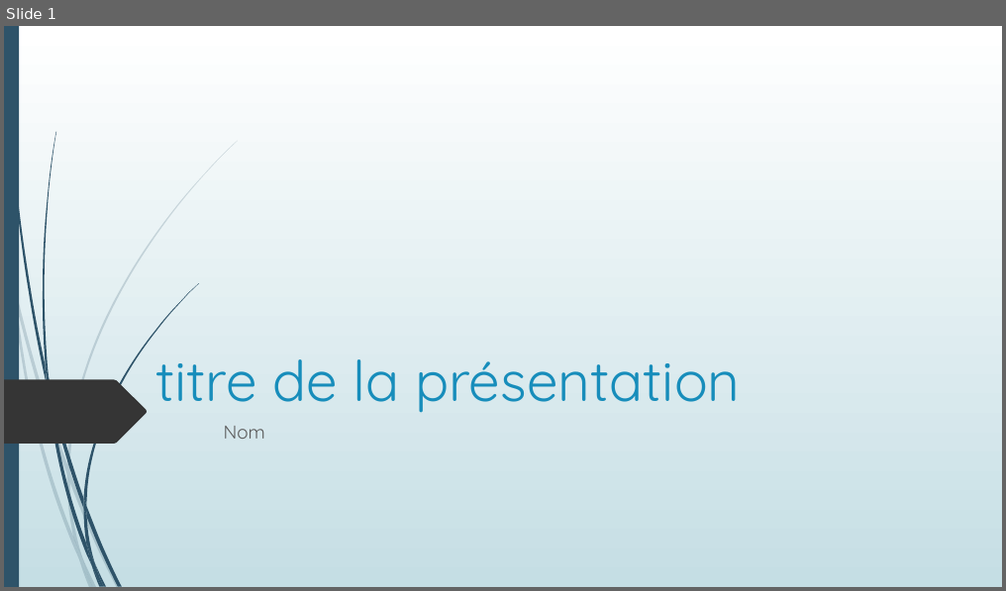
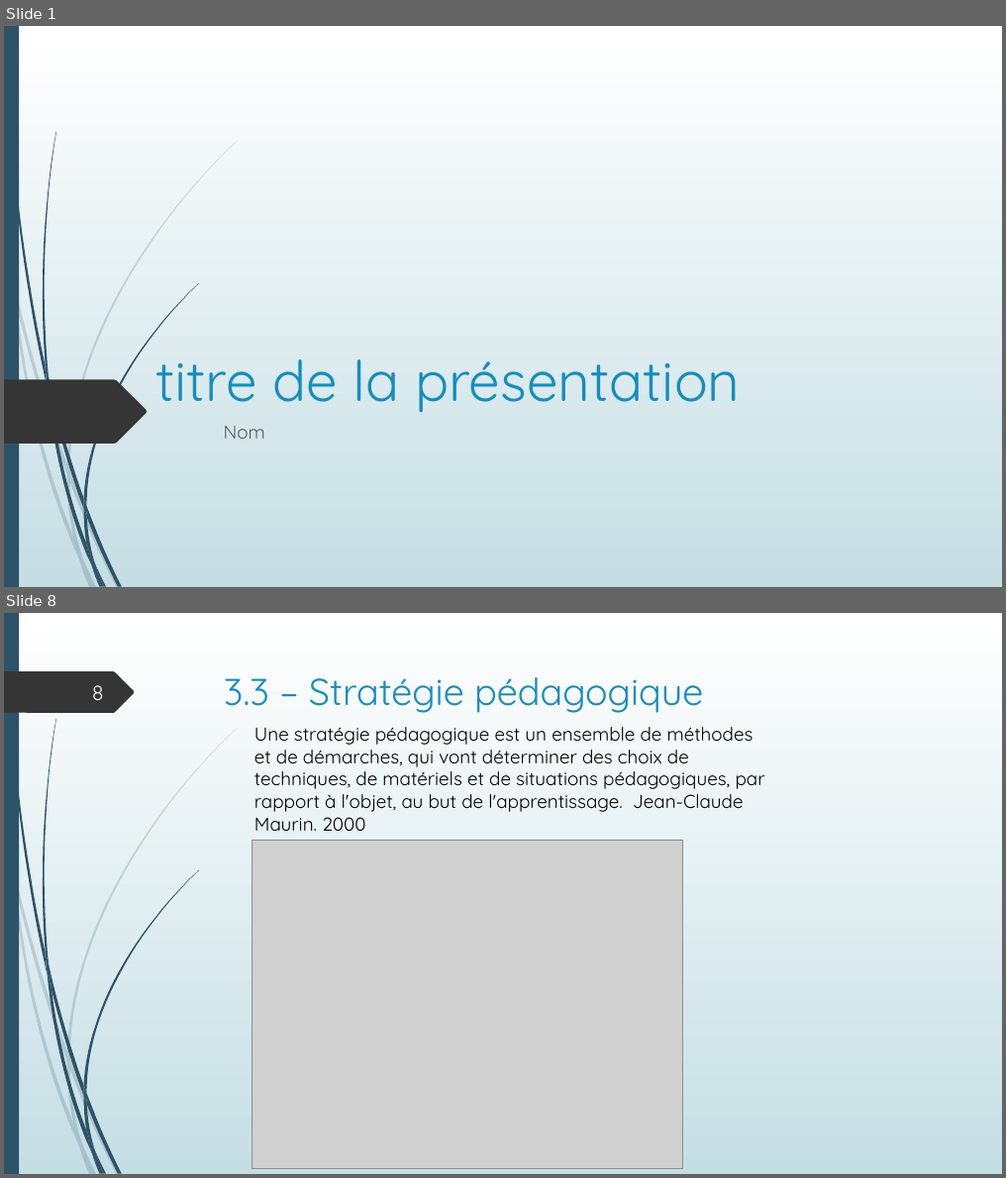
Before and after one commit to SdeuxiModeles/Modeles, a slide deck: N1.pptx. Shown one above the other, each under a label of ours: slide 1 before the commit, slides 1 and 8 after it; the slides between them are not shown. The pictures are 1006x591 and 1006x1178 pixels, drawn with LibreOffice and Linux fonts; fonts in the diff are those of the drawing; grey boxes stand for pictures. Boxes give left, top, right and bottom in pixels: in the first picture for what was removed or moved away, otherwise in the second. Text is boxed around its words. In the diff, an @@ line names an element or a change of style, - is before the commit and + after.

```diff
--- a/N1.pptx
+++ b/N1.pptx
@@ slide 8 added at (4, 613, 1002, 1174), background gradient #FFFFFF to #C5DEE5; not listed: 23 template elements that a slide beside it also shows @@
@@ freeform shape added at (4, 671, 135, 713), fill #353535 @@
@@ page number added at (92, 685, 104, 700), 20 pt, text #FEFFFF @@
+8
@@ title added at (224, 677, 703, 713), 36 pt, text #178DBB @@
+3.3 – Stratégie pédagogique
@@ text added at (254, 727, 765, 831), 18 pt, text #000000 @@
+Une stratégie pédagogique est un ensemble de méthodes et de démarches, qui vont déterminer des choix de techniques, de matériels et de situations pédagogiques, par rapport à l'objet, au but de l'apprentissage. Jean-Claude Maurin. 2000
@@ picture added at (252, 840, 683, 1168) @@
```
Also in this commit, not shown: 1 slide changed, 23 other slides added, 7 slides removed.
